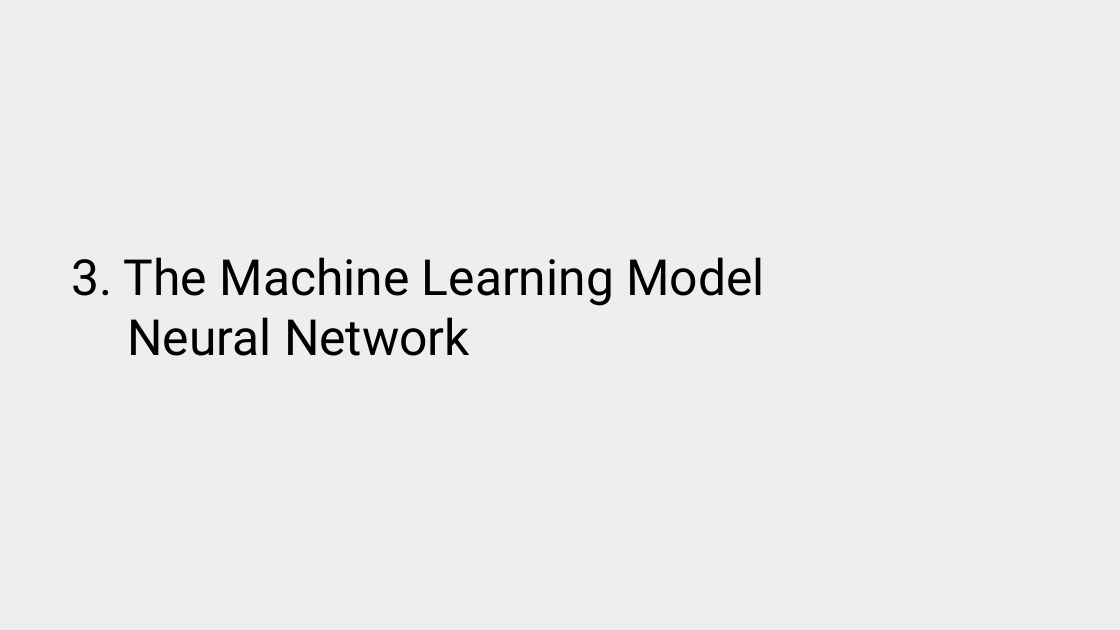
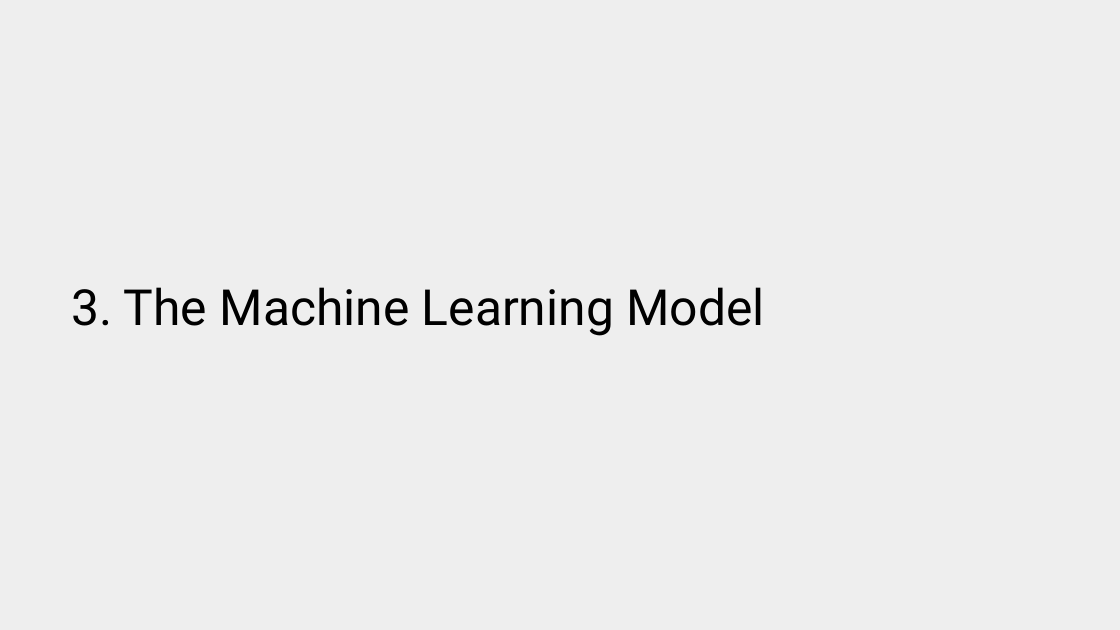
Before and after one commit to Maitha-mo/sampleGuys_final-project_dsml2021, a slide deck: slide 20 of Sample Guys _ Demo Day _ AstroLabs DS ML Bootcamp Oct Nov 2021.pptx (slide 16 before the commit). Drawn at 1120x630 pixels with LibreOffice and Linux fonts; fonts in the diff are those of the drawing. Boxes give left, top, right and bottom in pixels: in the first picture for what was removed or moved away, otherwise in the second. Text is boxed around its words. In the diff, an @@ line names an element or a change of style, - is before the commit and + after.

```diff
--- a/Sample Guys _ Demo Day _ AstroLabs DS ML Bootcamp Oct Nov 2021.pptx
+++ b/Sample Guys _ Demo Day _ AstroLabs DS ML Bootcamp Oct Nov 2021.pptx
@@ title at [127, 317, 470, 356]: paragraph removed @@
-Neural Network
```
Also in this commit, not shown: 5 other slides changed, 19 slides added, 12 slides removed.
